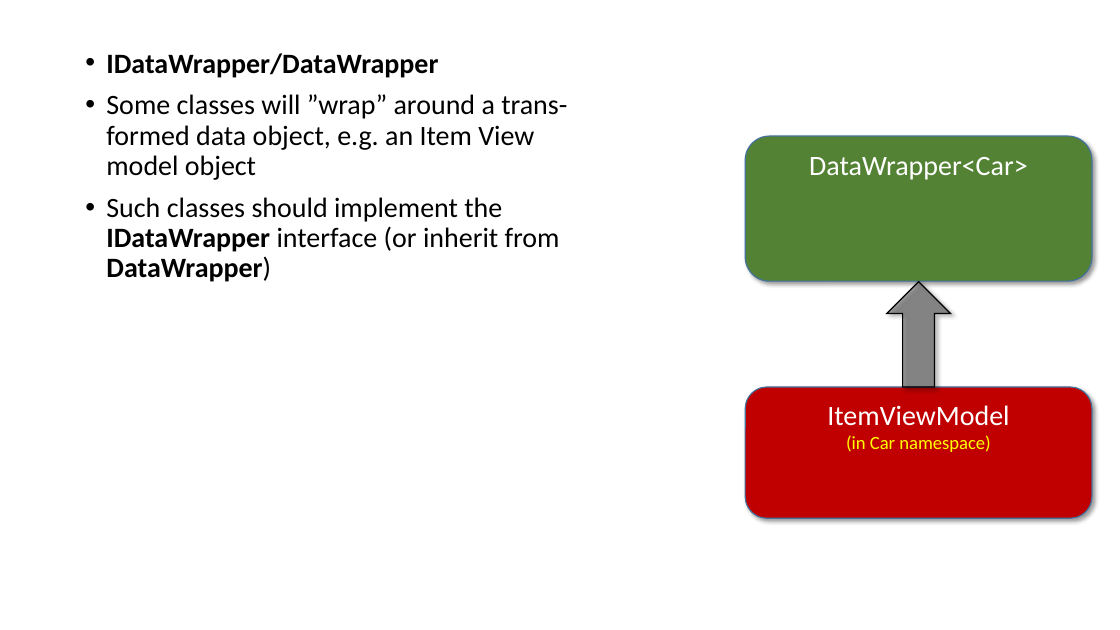
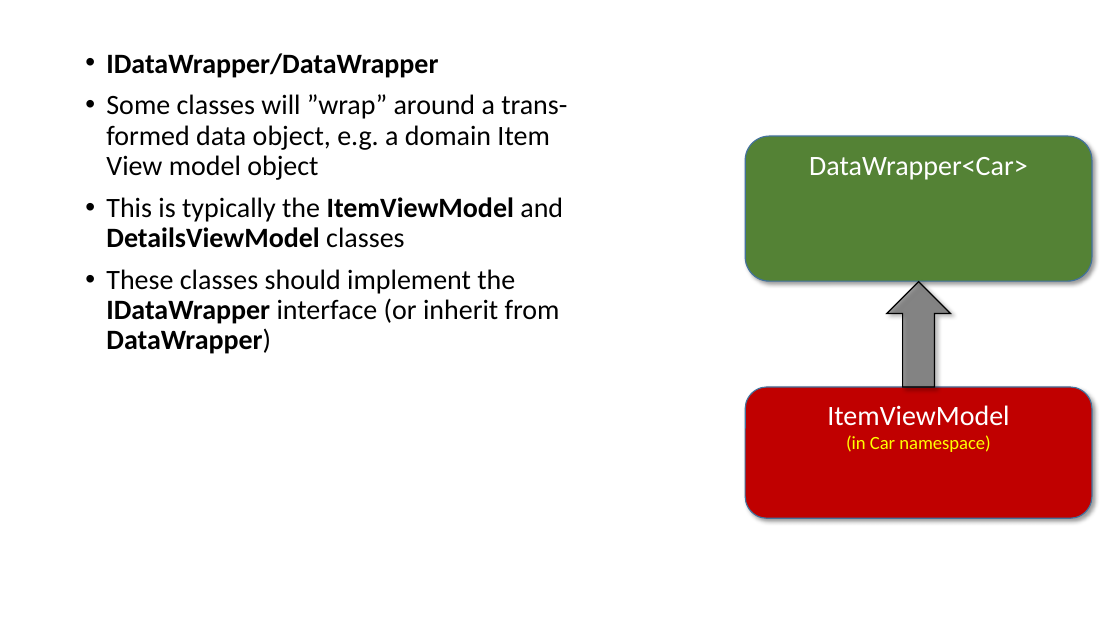
Before and after one commit to perl-easj/Teaching-materials, a slide deck: slide 40 of CSharpProgramming/Presentations/MVVMStarter Class Library.pptx (slide 39 before the commit). Drawn at 1120x630 pixels with LibreOffice and Linux fonts; fonts in the diff are those of the drawing. Boxes give left, top, right and bottom in pixels: in the first picture for what was removed or moved away, otherwise in the second. Text is boxed around its words. In the diff, an @@ line names an element or a change of style, - is before the commit and + after.

Commit message:
Minor updates to MVVMStarter class library presentation
Minor updates to MVVMStarter class library presentation

```diff
--- a/CSharpProgramming/Presentations/MVVMStarter Class Library.pptx
+++ b/CSharpProgramming/Presentations/MVVMStarter Class Library.pptx
@@ text at bbox=[106, 94, 567, 354]: text changed @@
-• Some classes will ”wrap” around a trans-formed data object, e.g. an Item View model object
-• Such classes should implement the IDataWrapper interface (or inherit from DataWrapper)
+• Some classes will ”wrap” around a trans-formed data object, e.g. a domain Item View model object
+• This is typically the ItemViewModel and DetailsViewModel classes
+• These classes should implement the IDataWrapper interface (or inherit from DataWrapper)
```
Also in this commit, not shown: 3 other slides changed, 1 slide added, 1 slide removed.
